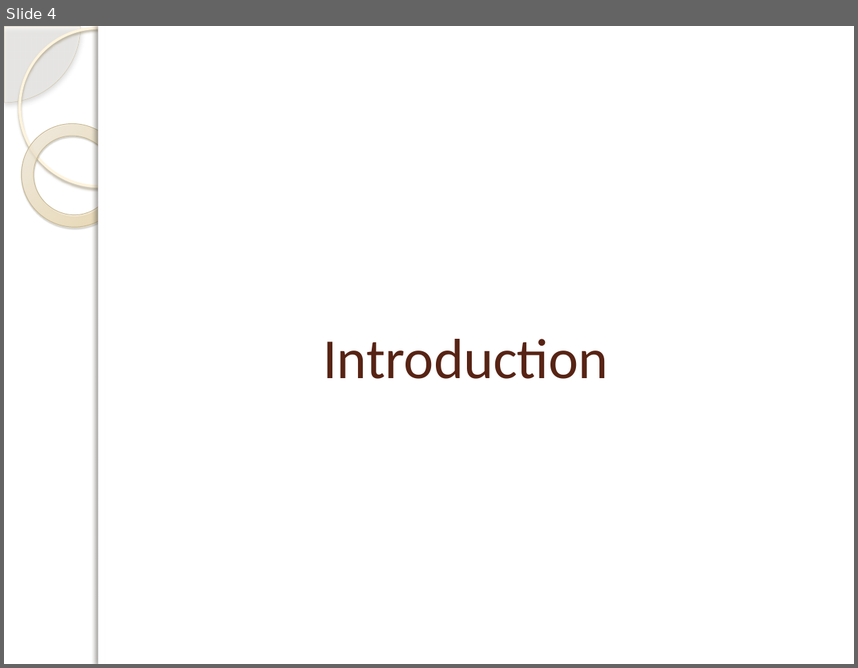
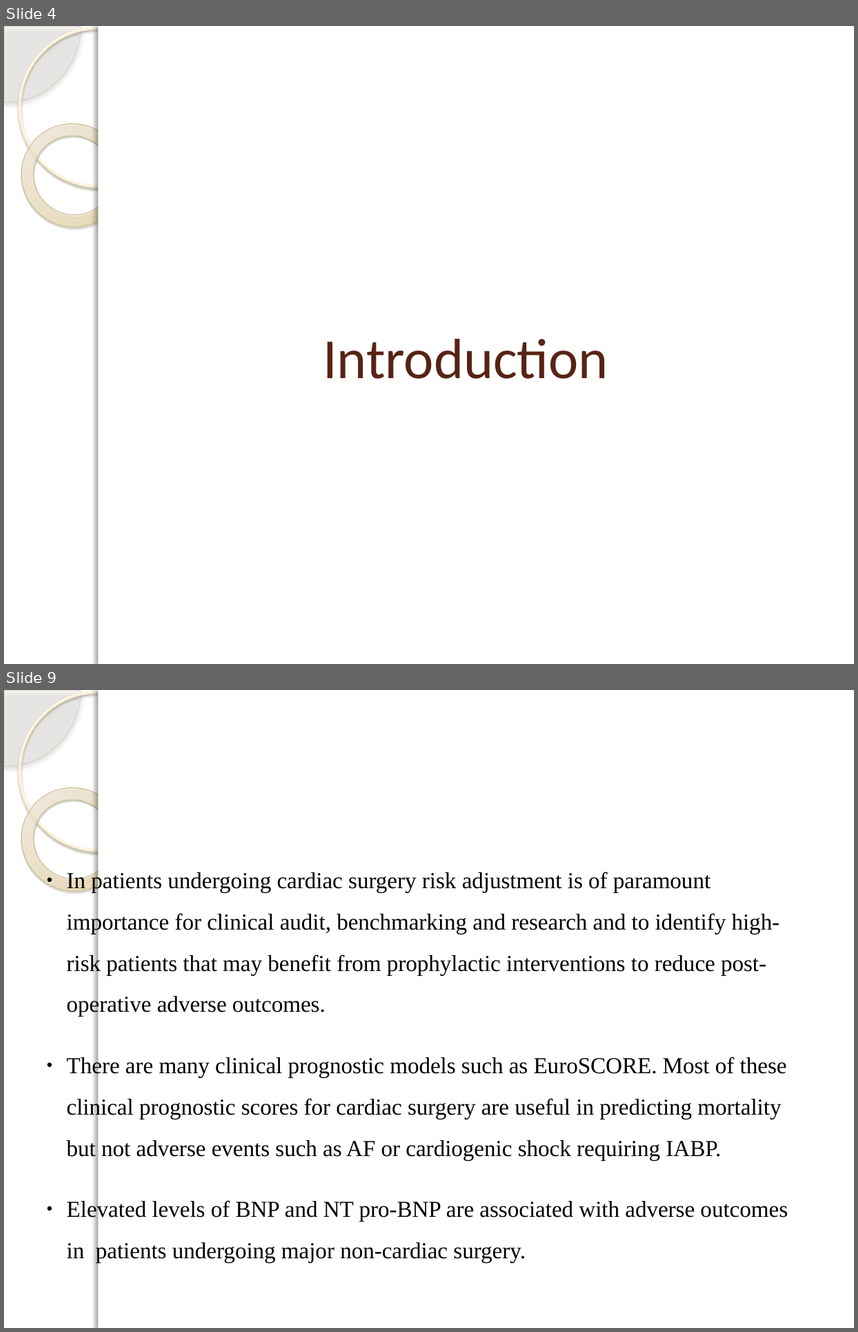
Before and after one commit to DrIbrahimAli/MDThesis, a slide deck: presentation/presentation.pptx. Shown one above the other, each under a label of ours: slide 4 before the commit, slides 4 and 9 after it; the slides between them are not shown. The pictures are 858x668 and 858x1332 pixels, drawn with LibreOffice and Linux fonts; fonts in the diff are those of the drawing; background and template pictures are left out. Boxes give left, top, right and bottom in pixels: in the first picture for what was removed or moved away, otherwise in the second. Text is boxed around its words. In the diff, an @@ line names an element or a change of style, - is before the commit and + after.

```diff
--- a/presentation/presentation.pptx
+++ b/presentation/presentation.pptx
@@ slide 9 added at [4,690,854,1328], background picture (left out); not listed: 5 template elements that a slide beside it also shows @@
@@ text added at [67,870,788,1263], 19.4 pt, text #000000 @@
+● In patients undergoing cardiac surgery risk adjustment is of paramount importance for clinical audit, benchmarking and research and to identify high-risk patients that may benefit from prophylactic interventions to reduce post-operative adverse outcomes.
+● There are many clinical prognostic models such as EuroSCORE. Most of these clinical prognostic scores for cardiac surgery are useful in predicting mortality but not adverse events such as AF or cardiogenic shock requiring IABP.
+● Elevated levels of BNP and NT pro-BNP are associated with adverse outcomes in patients undergoing major non-cardiac surgery.
```
Also in this commit, not shown: 26 other slides changed, 5 other slides added, 2 slides removed.
